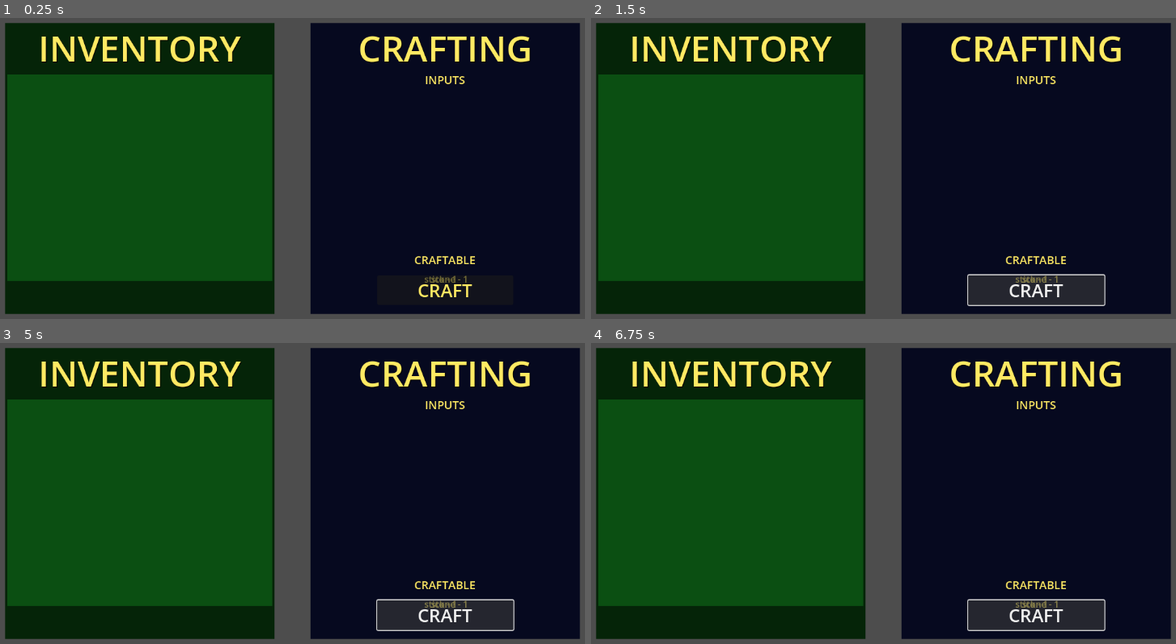
Above: before the commit, frames 1-4 (two rows, left to right).
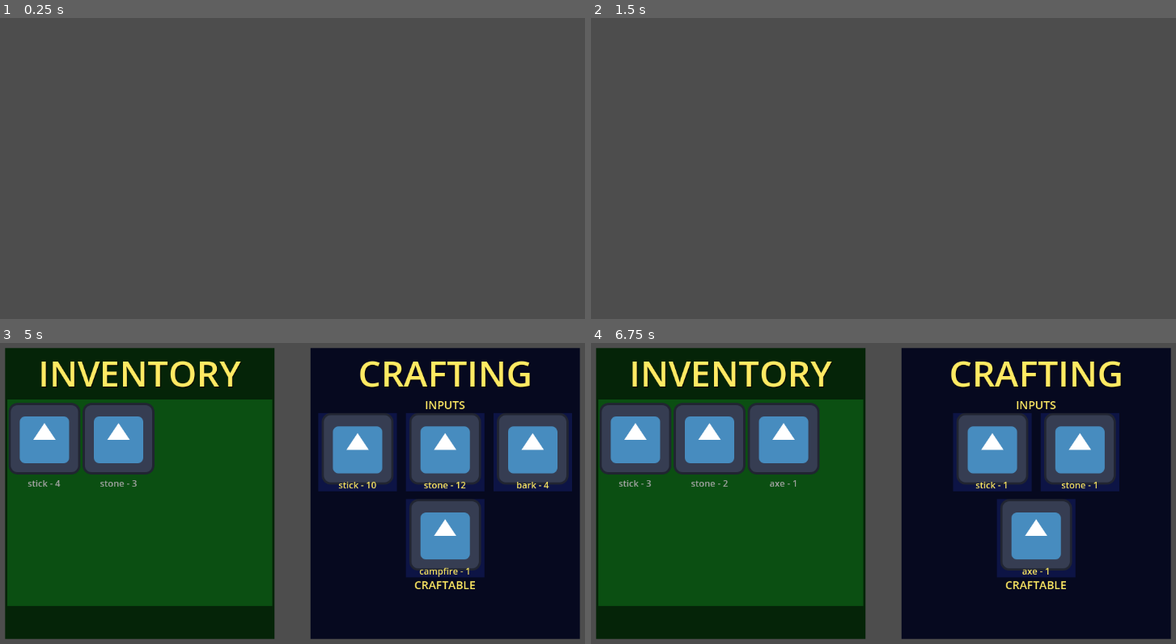
Above: after the commit, the same moments.

Repository: orcakt/gamejam-feb-2026
Game: Godot game, scene res://tests/test_crafting.tscn
The game is run twice, just before and just after one commit, with the same random seed, the same clock (stepped at 60 frames per second) and the same inputs. This scene is started directly instead of the project's main scene. The engine's default icon, where the game draws it, is replaced by a stand-in: a white triangle on a blue panel in a dark square.
Inputs (mouse positions are in pixels of both pictures, inside the frame that each line leads up to):
- Up to frame 1 (0.25 s): no input
- Up to frame 2 (1.5 s): click (1035, 288) at 0.5 s, where only the run before the commit has a clickable "CRAFT"; tap Enter (craft_item, bound only after the commit) at 1.25 s; hold Right (ui_right) from 1.28 s (still down); hold Enter (craft_item, bound only after the commit) from 1.28 s (still down)
- Up to frame 3 (5 s): tap Space at 2, 3.5 s; release Right (ui_right) at 2.03 s; release Enter (craft_item, bound only after the commit) at 2.03 s; hold Down (ui_down) 2.03-2.78 s; tap Enter (craft_item, bound only after the commit) at 2.1, 2.75, 3.6, 4.25 s; hold Right (ui_right) 2.78-3.53 s; hold Enter (craft_item, bound only after the commit) 2.78-3.53 s; hold Up (ui_up) 3.53-4.28 s; hold Left (ui_left) from 4.28 s (still down); hold Enter (craft_item, bound only after the commit) from 4.28 s (still down); tap Tab (open_crafting_menu, bound only after the commit) at 4.9 s
- Up to frame 4 (6.75 s): release Enter (craft_item, bound only after the commit) at 5.03 s; tap Enter (craft_item, bound only after the commit) at 5.1, 6.6 s; tap Space at 5.75 s; release Left (ui_left) at 5.78 s; hold Down (ui_down) 5.78-6.53 s; hold Enter (craft_item, bound only after the commit) 5.78-6.53 s; hold Right (ui_right) from 6.53 s (still down)

The runs differ from the first frame. In frame 1, 89% of the frame differs, in the area x 0-100%, y 1-99%; in frame 2, 89%; in frame 3, 22%; in frame 4, 22%.
Error before the commit: Invalid access to property or key 'item_updated' on a base object of type 'Nil'. (res://ui/game/inventory_ui.gd:22)
Error after the commit: Invalid access to property or key 'inputs' on a base object of type 'Nil'. (res://systems/crafting/crafter.gd:23)

Commit message:
inventory and crafting functional

Diff:
--- a/stone-pine-survival/data/craftables/axe.tres
+++ b/stone-pine-survival/data/craft_recipes/axe.tres
@@ -1,6 +1,6 @@
-[gd_resource type="Resource" script_class="Craftable" load_steps=6 format=3 uid="uid://c6fvrl5wssdvp"]
+[gd_resource type="Resource" script_class="CraftRecipe" load_steps=6 format=3 uid="uid://c6fvrl5wssdvp"]
 
-[ext_resource type="Script" uid="uid://cigr60qq0xek4" path="res://data/craftables/CraftRecipe.gd" id="1_ac3hf"]
+[ext_resource type="Script" uid="uid://cigr60qq0xek4" path="res://data/craft_recipes/CraftRecipe.gd" id="1_ac3hf"]
 [ext_resource type="Script" uid="uid://dwciga0bdgevv" path="res://data/items/Item.gd" id="1_s2hri"]
 [ext_resource type="Resource" uid="uid://b67dkh1b4y8w2" path="res://data/items/stick.tres" id="2_qgtq7"]
 [ext_resource type="Resource" uid="uid://m0lwpdmuf2p8" path="res://data/items/stone.tres" id="3_gn2c6"]
--- a/stone-pine-survival/data/craftables/campfire.tres
+++ b/stone-pine-survival/data/craft_recipes/campfire.tres
@@ -1,6 +1,6 @@
-[gd_resource type="Resource" script_class="Craftable" load_steps=7 format=3 uid="uid://c3iriustqa4g1"]
+[gd_resource type="Resource" script_class="CraftRecipe" load_steps=7 format=3 uid="uid://c3iriustqa4g1"]
 
-[ext_resource type="Script" uid="uid://cigr60qq0xek4" path="res://data/craftables/CraftRecipe.gd" id="1_ubtl4"]
+[ext_resource type="Script" uid="uid://cigr60qq0xek4" path="res://data/craft_recipes/CraftRecipe.gd" id="1_ubtl4"]
 [ext_resource type="Script" uid="uid://dwciga0bdgevv" path="res://data/items/Item.gd" id="1_vj6tw"]
 [ext_resource type="Resource" uid="uid://b67dkh1b4y8w2" path="res://data/items/stick.tres" id="2_6kkb8"]
 [ext_resource type="Resource" uid="uid://m0lwpdmuf2p8" path="res://data/items/stone.tres" id="3_6kkb8"]
--- a/stone-pine-survival/data/items/axe.tres
+++ b/stone-pine-survival/data/items/axe.tres
@@ -1,10 +1,12 @@
-[gd_resource type="Resource" script_class="Item" load_steps=2 format=3 uid="uid://bxmot11ypr558"]
+[gd_resource type="Resource" script_class="Item" load_steps=3 format=3 uid="uid://bxmot11ypr558"]
 
 [ext_resource type="Script" uid="uid://dwciga0bdgevv" path="res://data/items/Item.gd" id="1_e8x3d"]
+[ext_resource type="Texture2D" uid="uid://bb004n6yiqmu3" path="res://assets/textures/icon.svg" id="2_74bhg"]
 
 [resource]
 script = ExtResource("1_e8x3d")
 name = "axe"
+texture = ExtResource("2_74bhg")
 craftable = true
 wieldable = true
 metadata/_custom_type_script = "uid://dwciga0bdgevv"
--- a/stone-pine-survival/data/items/bark.tres
+++ b/stone-pine-survival/data/items/bark.tres
@@ -1,9 +1,11 @@
-[gd_resource type="Resource" script_class="Item" load_steps=2 format=3 uid="uid://dbs51qiyrnao2"]
+[gd_resource type="Resource" script_class="Item" load_steps=3 format=3 uid="uid://dbs51qiyrnao2"]
 
 [ext_resource type="Script" uid="uid://dwciga0bdgevv" path="res://data/items/Item.gd" id="1_huwvp"]
+[ext_resource type="Texture2D" uid="uid://bb004n6yiqmu3" path="res://assets/textures/icon.svg" id="2_71ldh"]
 
 [resource]
 script = ExtResource("1_huwvp")
 name = "bark"
+texture = ExtResource("2_71ldh")
 burnable = true
 metadata/_custom_type_script = "uid://dwciga0bdgevv"
--- a/stone-pine-survival/data/items/berry.tres
+++ b/stone-pine-survival/data/items/berry.tres
@@ -1,9 +1,11 @@
-[gd_resource type="Resource" script_class="Item" load_steps=2 format=3 uid="uid://cbo8yid1nwxh1"]
+[gd_resource type="Resource" script_class="Item" load_steps=3 format=3 uid="uid://cbo8yid1nwxh1"]
 
 [ext_resource type="Script" uid="uid://dwciga0bdgevv" path="res://data/items/Item.gd" id="1_5ycnh"]
+[ext_resource type="Texture2D" uid="uid://bb004n6yiqmu3" path="res://assets/textures/icon.svg" id="2_ind5v"]
 
 [resource]
 script = ExtResource("1_5ycnh")
 name = "berry"
+texture = ExtResource("2_ind5v")
 edible = true
 metadata/_custom_type_script = "uid://dwciga0bdgevv"
--- a/stone-pine-survival/data/items/campfire.tres
+++ b/stone-pine-survival/data/items/campfire.tres
@@ -1,9 +1,11 @@
-[gd_resource type="Resource" script_class="Item" load_steps=2 format=3 uid="uid://cejlk0i086d8u"]
+[gd_resource type="Resource" script_class="Item" load_steps=3 format=3 uid="uid://cejlk0i086d8u"]
 
 [ext_resource type="Script" uid="uid://dwciga0bdgevv" path="res://data/items/Item.gd" id="1_cjfkn"]
+[ext_resource type="Texture2D" uid="uid://bb004n6yiqmu3" path="res://assets/textures/icon.svg" id="2_cb4g4"]
 
 [resource]
 script = ExtResource("1_cjfkn")
 name = "campfire"
+texture = ExtResource("2_cb4g4")
 craftable = true
 metadata/_custom_type_script = "uid://dwciga0bdgevv"
--- a/stone-pine-survival/data/items/stick.tres
+++ b/stone-pine-survival/data/items/stick.tres
@@ -1,9 +1,11 @@
-[gd_resource type="Resource" script_class="Item" load_steps=2 format=3 uid="uid://b67dkh1b4y8w2"]
+[gd_resource type="Resource" script_class="Item" load_steps=3 format=3 uid="uid://b67dkh1b4y8w2"]
 
 [ext_resource type="Script" uid="uid://dwciga0bdgevv" path="res://data/items/Item.gd" id="1_k7004"]
+[ext_resource type="Texture2D" uid="uid://bb004n6yiqmu3" path="res://assets/textures/icon.svg" id="2_qjd0l"]
 
 [resource]
 script = ExtResource("1_k7004")
 name = "stick"
+texture = ExtResource("2_qjd0l")
 burnable = true
 metadata/_custom_type_script = "uid://dwciga0bdgevv"
--- a/stone-pine-survival/data/items/stone.tres
+++ b/stone-pine-survival/data/items/stone.tres
@@ -1,8 +1,10 @@
-[gd_resource type="Resource" script_class="Item" load_steps=2 format=3 uid="uid://m0lwpdmuf2p8"]
+[gd_resource type="Resource" script_class="Item" load_steps=3 format=3 uid="uid://m0lwpdmuf2p8"]
 
 [ext_resource type="Script" uid="uid://dwciga0bdgevv" path="res://data/items/Item.gd" id="1_nrqy1"]
+[ext_resource type="Texture2D" uid="uid://bb004n6yiqmu3" path="res://assets/textures/icon.svg" id="2_ofji2"]
 
 [resource]
 script = ExtResource("1_nrqy1")
 name = "stone"
+texture = ExtResource("2_ofji2")
 metadata/_custom_type_script = "uid://dwciga0bdgevv"
--- a/stone-pine-survival/data/items/vine.tres
+++ b/stone-pine-survival/data/items/vine.tres
@@ -1,9 +1,11 @@
-[gd_resource type="Resource" script_class="Item" load_steps=2 format=3 uid="uid://bkm6qnmvgoimu"]
+[gd_resource type="Resource" script_class="Item" load_steps=3 format=3 uid="uid://bkm6qnmvgoimu"]
 
 [ext_resource type="Script" uid="uid://dwciga0bdgevv" path="res://data/items/Item.gd" id="1_64p78"]
+[ext_resource type="Texture2D" uid="uid://bb004n6yiqmu3" path="res://assets/textures/icon.svg" id="2_bjwxl"]
 
 [resource]
 script = ExtResource("1_64p78")
 name = "vine"
+texture = ExtResource("2_bjwxl")
 burnable = true
 metadata/_custom_type_script = "uid://dwciga0bdgevv"
--- a/stone-pine-survival/project.godot
+++ b/stone-pine-survival/project.godot
@@ -29,6 +29,19 @@
 "res://world/vines/": "purple"
 }
 
+[input]
+
+open_crafting_menu={
+"deadzone": 0.2,
+"events": [Object(InputEventKey,"resource_local_to_scene":false,"resource_name":"","device":-1,"window_id":0,"alt_pressed":false,"shift_pressed":false,"ctrl_pressed":false,"meta_pressed":false,"pressed":false,"keycode":0,"physical_keycode":4194306,"key_label":0,"unicode":0,"location":0,"echo":false,"script":null)
+]
+}
+craft_item={
+"deadzone": 0.2,
+"events": [Object(InputEventKey,"resource_local_to_scene":false,"resource_name":"","device":-1,"window_id":0,"alt_pressed":false,"shift_pressed":false,"ctrl_pressed":false,"meta_pressed":false,"pressed":false,"keycode":0,"physical_keycode":4194309,"key_label":0,"unicode":0,"location":0,"echo":false,"script":null)
+]
+}
+
 [rendering]
 
 textures/canvas_textures/default_texture_filter=0
--- a/stone-pine-survival/systems/crafting/crafter.gd
+++ b/stone-pine-survival/systems/crafting/crafter.gd
@@ -2,14 +2,21 @@
 extends Node
 
 
-@export var recipies: Dictionary[Item, CraftRecipe]
+signal recipe_added(recipe: CraftRecipe)
+
+var recipies: Array[CraftRecipe]
+
+
+func add(recipe: CraftRecipe) -> void:
+	recipies.push_back(recipe)
+	recipe_added.emit(recipe)
 
 
 func get_recipe(item: Item) -> CraftRecipe:
-	if recipies.has(item):
-		return recipies[item]
-	else:
-		return null
+	for recipe in recipies:
+		if recipe.output == item:
+			return recipe
+	return null
 
 
 func can_craft(recipe: CraftRecipe, items: Dictionary[Item, int]) -> bool:
--- a/stone-pine-survival/tests/test_crafting.gd
+++ b/stone-pine-survival/tests/test_crafting.gd
@@ -1 +1,30 @@
 extends Node
+
+
+@export var items: Dictionary[Item, int]
+@export var recipes: Array[CraftRecipe]
+
+@onready var crafting_ui: CraftingUI = $CanvasLayer/CraftingUI
+@onready var inventory_ui: InventoryUI = $CanvasLayer/InventoryUI
+@onready var inventory: Inventory = $Inventory
+@onready var crafter: Crafter = $Crafter
+
+
+func _ready() -> void:
+	for item in items:
+		inventory.add(item, items[item])
+
+	for recipe in recipes:
+		crafter.add(recipe)
+
+
+func _input(event) -> void:
+	if event.is_action_pressed("open_crafting_menu"):
+		crafting_ui.open()
+		inventory_ui.open()
+	elif event.is_action_pressed("ui_right"):
+			crafting_ui.focus_next()
+	elif event.is_action_pressed("ui_left"):
+		crafting_ui.focus_prev()
+	elif event.is_action_pressed("craft_item"):
+		crafting_ui.try_craft()
--- a/stone-pine-survival/tests/test_crafting.tscn
+++ b/stone-pine-survival/tests/test_crafting.tscn
@@ -1,13 +1,24 @@
-[gd_scene load_steps=6 format=3 uid="uid://cpinnoj410y7a"]
+[gd_scene load_steps=12 format=3 uid="uid://cpinnoj410y7a"]
 
 [ext_resource type="PackedScene" uid="uid://dvu1o1sobdo3q" path="res://ui/game/crafting/crafting_ui.tscn" id="1_hwone"]
 [ext_resource type="Script" uid="uid://cdivoavxw4frb" path="res://tests/test_crafting.gd" id="1_vu8bc"]
 [ext_resource type="PackedScene" uid="uid://834qgegb5pgc" path="res://systems/crafting/crafter.tscn" id="2_ri5ea"]
 [ext_resource type="PackedScene" uid="uid://c37b7ydq2nrlk" path="res://systems/inventory/inventory.tscn" id="3_bnw5g"]
+[ext_resource type="Resource" uid="uid://b67dkh1b4y8w2" path="res://data/items/stick.tres" id="3_s01fd"]
 [ext_resource type="PackedScene" uid="uid://diagt3m0ao5nj" path="res://ui/game/inventory_ui.tscn" id="4_ri5ea"]
+[ext_resource type="Resource" uid="uid://m0lwpdmuf2p8" path="res://data/items/stone.tres" id="4_yt52m"]
+[ext_resource type="Script" uid="uid://dwciga0bdgevv" path="res://data/items/Item.gd" id="6_5348f"]
+[ext_resource type="Script" uid="uid://cigr60qq0xek4" path="res://data/craft_recipes/CraftRecipe.gd" id="7_s28s0"]
+[ext_resource type="Resource" uid="uid://c6fvrl5wssdvp" path="res://data/craft_recipes/axe.tres" id="9_yt52m"]
+[ext_resource type="Resource" uid="uid://c3iriustqa4g1" path="res://data/craft_recipes/campfire.tres" id="11_uwes3"]
 
 [node name="TestCrafting" type="Node"]
 script = ExtResource("1_vu8bc")
+items = Dictionary[ExtResource("6_5348f"), int]({
+ExtResource("3_s01fd"): 4,
+ExtResource("4_yt52m"): 3
+})
+recipes = Array[ExtResource("7_s28s0")]([ExtResource("9_yt52m"), ExtResource("11_uwes3")])
 
 [node name="Crafter" parent="." instance=ExtResource("2_ri5ea")]
 
@@ -15,8 +26,12 @@
 
 [node name="CanvasLayer" type="CanvasLayer" parent="."]
 
-[node name="InventoryUI" parent="CanvasLayer" instance=ExtResource("4_ri5ea")]
+[node name="InventoryUI" parent="CanvasLayer" node_paths=PackedStringArray("inventory") instance=ExtResource("4_ri5ea")]
+inventory = NodePath("../../Inventory")
 
 [node name="CraftingUI" parent="CanvasLayer" node_paths=PackedStringArray("crafter", "inventory") instance=ExtResource("1_hwone")]
 crafter = NodePath("../../Crafter")
 inventory = NodePath("../../Inventory")
+
+[connection signal="recipe_added" from="Crafter" to="CanvasLayer/CraftingUI" method="_handle_recipe_added"]
+[connection signal="item_updated" from="Inventory" to="CanvasLayer/InventoryUI" method="_handle_item_updated"]
--- a/stone-pine-survival/tests/test_inventory.tscn
+++ b/stone-pine-survival/tests/test_inventory.tscn
@@ -127,6 +127,7 @@
 theme_override_font_sizes/font_size = 24
 text = "ADD BERRY"
 
+[connection signal="item_updated" from="Inventory" to="CanvasLayer/InventoryUI" method="_handle_item_updated"]
 [connection signal="pressed" from="CanvasLayer/Control/VBoxContainer/HBoxContainer/BtnRemStick" to="." method="_on_btn_rem_stick_pressed"]
 [connection signal="pressed" from="CanvasLayer/Control/VBoxContainer/HBoxContainer/BtnAddStick" to="." method="_on_btn_add_stick_pressed"]
 [connection signal="pressed" from="CanvasLayer/Control/VBoxContainer/HBoxContainer2/BtnRemStone" to="." method="_on_btn_rem_stone_pressed"]
--- a/stone-pine-survival/ui/game/crafting/craft_slot_ui.tscn
+++ b/stone-pine-survival/ui/game/crafting/craft_slot_ui.tscn
@@ -1,32 +1,42 @@
-[gd_scene load_steps=2 format=3 uid="uid://bk7ljxj8gqo47"]
+[gd_scene load_steps=3 format=3 uid="uid://bk7ljxj8gqo47"]
 
 [ext_resource type="Script" uid="uid://bxsye7k4w5h44" path="res://ui/game/crafting/craft_slot_ui.gd" id="1_7x77a"]
 
+[sub_resource type="StyleBoxFlat" id="StyleBoxFlat_7x77a"]
+bg_color = Color(0.050980393, 0.078431375, 0.27058825, 1)
+
 [node name="CraftSlot" type="Panel"]
-anchors_preset = 15
-anchor_right = 1.0
-anchor_bottom = 1.0
+custom_minimum_size = Vector2(140, 140)
+anchors_preset = 8
+anchor_left = 0.5
+anchor_top = 0.5
+anchor_right = 0.5
+anchor_bottom = 0.5
 grow_horizontal = 2
 grow_vertical = 2
+theme_override_styles/panel = SubResource("StyleBoxFlat_7x77a")
 script = ExtResource("1_7x77a")
 
 [node name="TextureRect" type="TextureRect" parent="."]
+custom_minimum_size = Vector2(100, 100)
 layout_mode = 1
-anchors_preset = 15
-anchor_right = 1.0
-anchor_bottom = 1.0
-offset_bottom = -115.0
+anchors_preset = 5
+anchor_left = 0.5
+anchor_right = 0.5
+offset_left = -50.0
+offset_right = 50.0
+offset_bottom = 100.0
 grow_horizontal = 2
-grow_vertical = 2
 
 [node name="Label" type="Label" parent="."]
 layout_mode = 1
-anchors_preset = 15
+anchors_preset = 12
+anchor_top = 1.0
 anchor_right = 1.0
 anchor_bottom = 1.0
-offset_top = 542.0
+offset_top = -23.0
 grow_horizontal = 2
-grow_vertical = 2
+grow_vertical = 0
 theme_override_colors/font_color = Color(1, 0.91764706, 0.3882353, 1)
 text = "OUTPUT NAME"
 horizontal_alignment = 1
--- a/stone-pine-survival/ui/game/crafting/crafting_ui.gd
+++ b/stone-pine-survival/ui/game/crafting/crafting_ui.gd
@@ -3,8 +3,6 @@
 
 
 const SLOT_PATH: String = "res://ui/game/crafting/craft_slot_ui.tscn"
-
-@export var recipies: Array[CraftRecipe]
 
 @export var crafter: Crafter
 @export var inventory: Inventory
@@ -12,14 +10,40 @@
 @onready var input_container: HBoxContainer = %InputContainer
 @onready var output_container: OutputContainer = %OutputContainer
 
+var recipies: Dictionary[Item, CraftRecipe]
+var current_recipe: CraftRecipe
 
-func _ready() -> void:
+
+func open() -> void:
 	# load up the possible craftables
-	for recipe in recipies:
+	for recipe in recipies.values():
 		output_container.add(recipe.output)
 
 	# set the inputs for the current output
-	_reset_inputs(recipies[0].inputs)
+	current_recipe = recipies.values()[recipies.values().size() - 1]
+	_reset_inputs(current_recipe.inputs)
+
+	# reveal the ui
+	visible = true
+
+func focus_next() -> void:
+	var output = output_container.next_item()
+	current_recipe = recipies[output]
+	_reset_inputs(current_recipe.inputs)
+
+func focus_prev() -> void:
+	var output = output_container.prev_item()
+	current_recipe = recipies[output]
+	_reset_inputs(current_recipe.inputs)
+
+func try_craft() -> void:
+	if crafter.can_craft(current_recipe, inventory.items):
+		# remove inputs from inventory
+		for input_item in current_recipe.inputs.keys():
+			inventory.remove(input_item, current_recipe.inputs[input_item])
+
+		# add new craftable to inventory
+		inventory.add(current_recipe.output, 1)
 
 
 func _reset_inputs(inputs: Dictionary[Item, int]) -> void:
@@ -34,15 +58,10 @@
 		slot.fill(item, inputs[item])
 
 
-#func _on_btn_craft_pressed() -> void:
-	#if crafter.can_craft(output.craftable, inventory.items):
-		## remove inputs from inventory
-		#for input_item in output.craftable.inputs.keys():
-			#inventory.remove(input_item, output.craftable.inputs[input_item])
-		#
-		## add new craftable ( BUT SHOULDNT THIS BE AN ITEM TOOOOO?!?!?! ) to inventory
-
-
 func _create_slot() -> CraftSlot:
 	var scene: PackedScene = load(SLOT_PATH)
 	return scene.instantiate()
+
+
+func _handle_recipe_added(recipe: CraftRecipe) -> void:
+	recipies[recipe.output] = recipe
--- a/stone-pine-survival/ui/game/crafting/crafting_ui.tscn
+++ b/stone-pine-survival/ui/game/crafting/crafting_ui.tscn
@@ -1,12 +1,10 @@
-[gd_scene load_steps=6 format=3 uid="uid://dvu1o1sobdo3q"]
+[gd_scene load_steps=3 format=3 uid="uid://dvu1o1sobdo3q"]
 
 [ext_resource type="Script" uid="uid://egdwp5pke76g" path="res://ui/game/crafting/crafting_ui.gd" id="1_uylle"]
 [ext_resource type="PackedScene" uid="uid://dk85oqiv8k8uw" path="res://ui/game/crafting/output_container.tscn" id="2_21hoc"]
-[ext_resource type="Script" uid="uid://cigr60qq0xek4" path="res://data/craftables/CraftRecipe.gd" id="2_waxfa"]
-[ext_resource type="Resource" uid="uid://c6fvrl5wssdvp" path="res://data/craftables/axe.tres" id="3_loj3m"]
-[ext_resource type="Resource" uid="uid://c3iriustqa4g1" path="res://data/craftables/campfire.tres" id="4_nwelv"]
 
 [node name="CraftingUI" type="Control"]
+visible = false
 layout_mode = 3
 anchors_preset = 15
 anchor_right = 1.0
@@ -15,7 +13,6 @@
 grow_vertical = 2
 mouse_filter = 2
 script = ExtResource("1_uylle")
-recipies = Array[ExtResource("2_waxfa")]([ExtResource("3_loj3m"), ExtResource("4_nwelv")])
 
 [node name="MarginContainer" type="MarginContainer" parent="."]
 layout_mode = 1
@@ -82,16 +79,14 @@
 custom_minimum_size = Vector2(0, 140)
 layout_mode = 1
 anchors_preset = 7
-anchor_left = 0.5
 anchor_top = 1.0
-anchor_right = 0.5
 anchor_bottom = 1.0
 offset_left = -231.0
 offset_top = -250.0
 offset_right = 231.0
 offset_bottom = -110.0
-grow_horizontal = 2
 grow_vertical = 0
+alignment = 1
 
 [node name="LblOutputs" type="Label" parent="MarginContainer/ColorRect"]
 layout_mode = 1
@@ -109,20 +104,3 @@
 theme_override_colors/font_color = Color(1, 0.91764706, 0.3882353, 1)
 theme_override_font_sizes/font_size = 20
 text = "CRAFTABLE"
-
-[node name="BtnCraft" type="Button" parent="MarginContainer/ColorRect"]
-layout_mode = 1
-anchors_preset = 7
-anchor_left = 0.5
-anchor_top = 1.0
-anchor_right = 0.5
-anchor_bottom = 1.0
-offset_left = -121.25
-offset_top = -69.0
-offset_right = 121.25
-offset_bottom = -16.0
-grow_horizontal = 2
-grow_vertical = 0
-theme_override_colors/font_color = Color(1, 0.91764706, 0.3882353, 1)
-theme_override_font_sizes/font_size = 32
-text = "CRAFT"
--- a/stone-pine-survival/ui/game/crafting/output_container.gd
+++ b/stone-pine-survival/ui/game/crafting/output_container.gd
@@ -10,14 +10,15 @@
 
 func add(item: Item) -> void:
 	outputs.push_back(item)
+	_reset_output(item)
 
+	focused_index = outputs.size() - 1
 
 func next_item() -> Item:
 	focused_index = (focused_index + 1) % outputs.size()
 	var output: Item = outputs[focused_index]
 	_reset_output(output)
 	return output
-
 
 func prev_item() -> Item:
 	focused_index = (focused_index - 1) % outputs.size()
@@ -27,8 +28,12 @@
 
 
 func _reset_output(item: Item) -> void:
-	remove_child(get_child(0))
+	# clear existing
+	if get_child_count() > 0:
+		remove_child(get_child(0))
+
+	# add current
 	var scene: PackedScene = load(SLOT_PATH)
 	var slot: CraftSlot = scene.instantiate()
+	add_child(slot)
 	slot.fill(item, 1)
-	add_child(slot)
--- a/stone-pine-survival/ui/game/crafting/output_container.tscn
+++ b/stone-pine-survival/ui/game/crafting/output_container.tscn
@@ -3,4 +3,16 @@
 [ext_resource type="Script" uid="uid://b0urp85q6i3m3" path="res://ui/game/crafting/output_container.gd" id="1_d3ty4"]
 
 [node name="OutputContainer" type="HBoxContainer"]
+custom_minimum_size = Vector2(600, 140)
+anchors_preset = 8
+anchor_left = 0.5
+anchor_top = 0.5
+anchor_right = 0.5
+anchor_bottom = 0.5
+offset_left = -300.0
+offset_top = -70.0
+offset_right = 300.0
+offset_bottom = 70.0
+grow_horizontal = 2
+grow_vertical = 2
 script = ExtResource("1_d3ty4")
--- a/stone-pine-survival/ui/game/inventory_ui.gd
+++ b/stone-pine-survival/ui/game/inventory_ui.gd
@@ -16,10 +16,6 @@
 
 func close() -> void:
 	visible = false
-
-
-func _ready() -> void:
-	inventory.item_updated.connect(_handle_item_updated)
 
 
 ### Sets the value of the item.
--- a/stone-pine-survival/ui/game/inventory_ui.tscn
+++ b/stone-pine-survival/ui/game/inventory_ui.tscn
@@ -3,9 +3,10 @@
 [ext_resource type="Script" uid="uid://b88e3rad0ubfo" path="res://ui/game/inventory_ui.gd" id="1_jyxci"]
 
 [sub_resource type="StyleBoxFlat" id="StyleBoxFlat_jyxci"]
-bg_color = Color(0.043399997, 0.31, 0.07005997, 1)
+bg_color = Color(0.043137256, 0.30980393, 0.07058824, 1)
 
 [node name="InventoryUI" type="Control"]
+visible = false
 layout_mode = 3
 anchors_preset = 15
 anchor_right = 1.0
Renamed: stone-pine-survival/data/craftables/CraftRecipe.gd -> stone-pine-survival/data/craft_recipes/CraftRecipe.gd
Renamed: stone-pine-survival/data/craftables/CraftRecipe.gd.uid -> stone-pine-survival/data/craft_recipes/CraftRecipe.gd.uid
